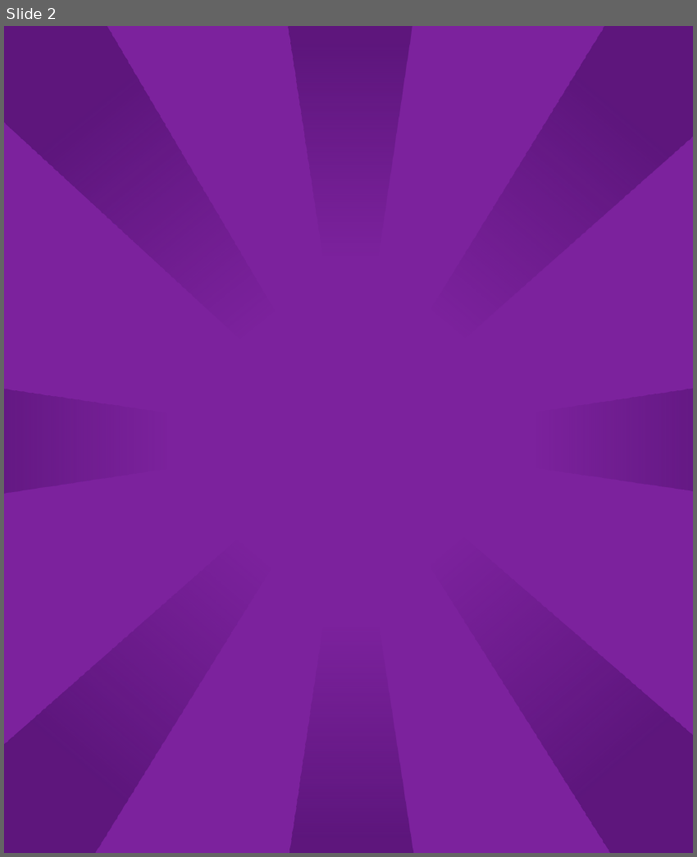
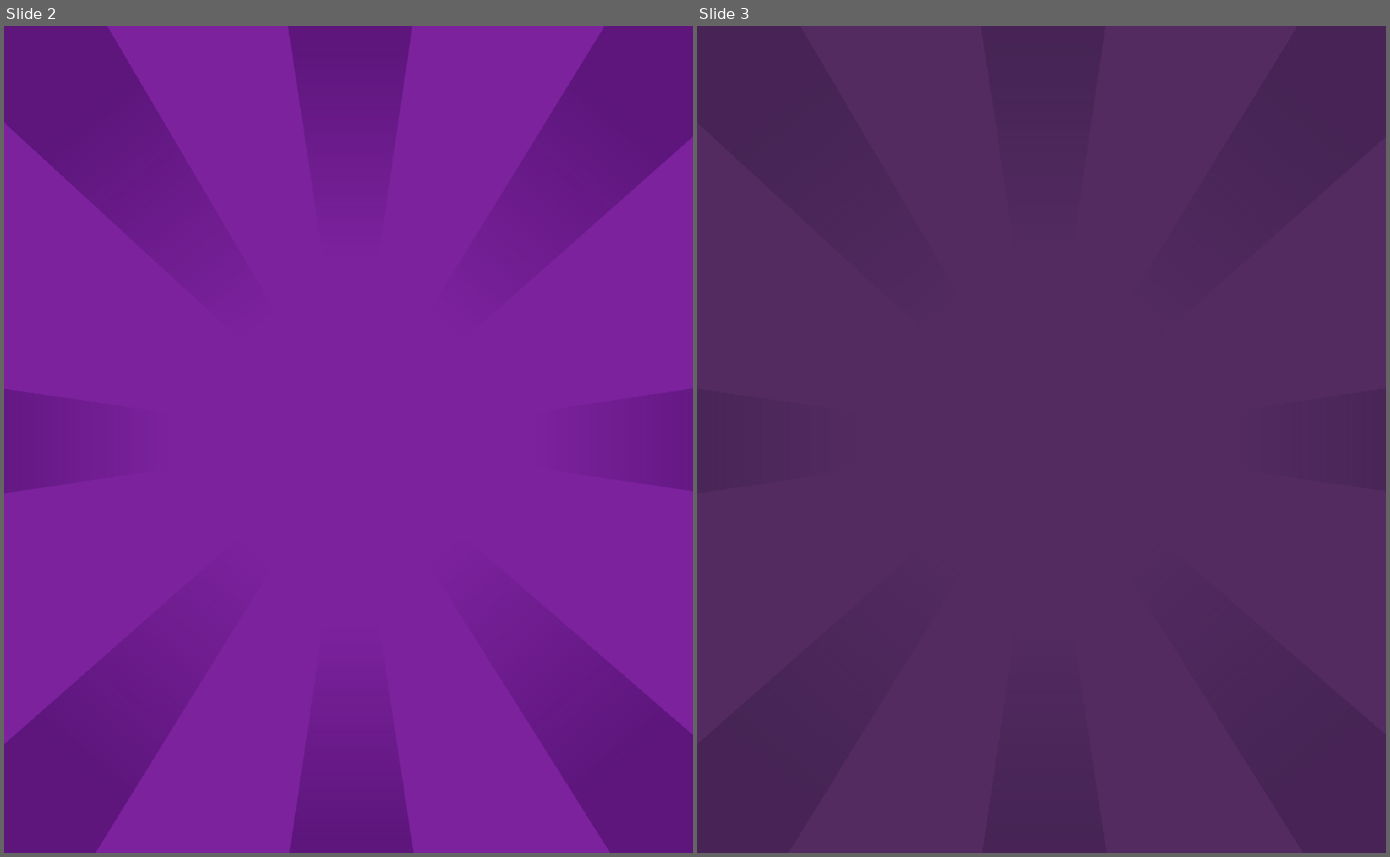
Before and after one commit to konkaryo/quiz-realtime, a slide deck: design/Cards.pptx. Shown side by side, each under a label of ours: slide 2 before the commit, slides 2 and 3 after it. The pictures are 697x857 and 1390x857 pixels, drawn with LibreOffice and Linux fonts; fonts in the diff are those of the drawing; background and template pictures are left out. Boxes give left, top, right and bottom in pixels: in the first picture for what was removed or moved away, otherwise in the second. Text is boxed around its words. In the diff, an @@ line names an element or a change of style, - is before the commit and + after.

```diff
--- a/design/Cards.pptx
+++ b/design/Cards.pptx
@@ slide 3 added at bbox=[697, 26, 1386, 853], background #532B61 @@
@@ triangle added at bbox=[697, 26, 1115, 501], fill gradient #452454 @@
@@ triangle added at bbox=[950, 26, 1136, 443], fill gradient #452454 @@
@@ triangle added at bbox=[972, 26, 1386, 498], fill gradient #452454 @@
@@ triangle added at bbox=[697, 348, 1046, 534], fill gradient #452454 @@
@@ triangle added at bbox=[1041, 347, 1386, 532], fill gradient #452454 @@
@@ triangle added at bbox=[697, 379, 1116, 853], fill gradient #452454 @@
@@ triangle added at bbox=[971, 375, 1386, 853], fill gradient #452454 @@
@@ triangle added at bbox=[952, 439, 1137, 853], fill gradient #452454 @@
```
Also in this commit, not shown: 1 other slide added, 6 other files.
